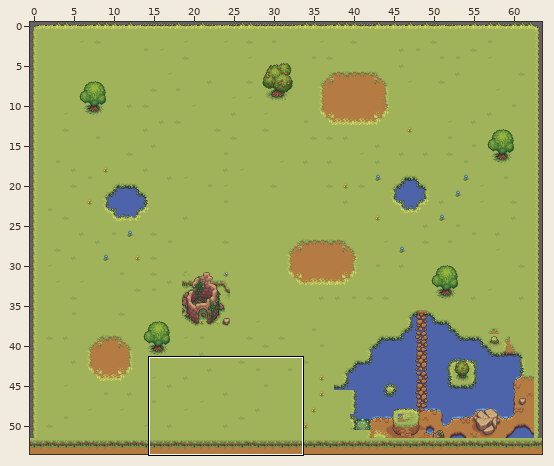
One commit to this Tiled map (JSON): src/assets/tilemaps/generated/1-2.tmj. Above, an overview of the earlier version with the close-up marked.
Close-up. As it was:
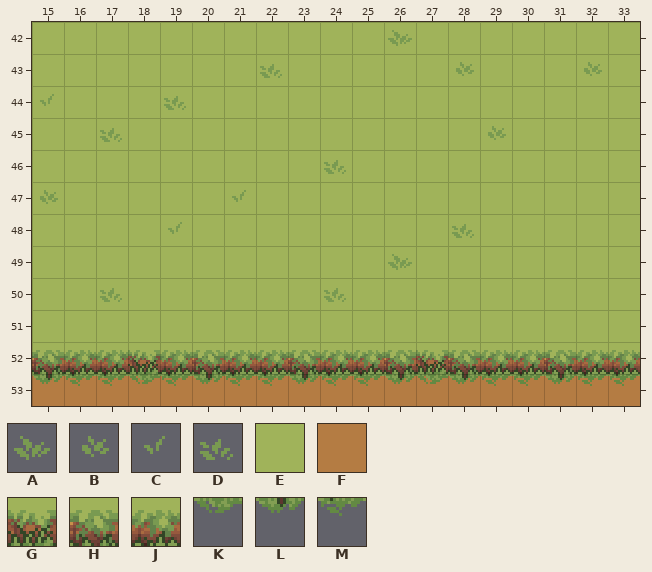
Cells are 16x16 px. Shown: x 15..33, y 42..53. The commit also changed other parts of the map, which this record leaves out.
Key: from "Details": A 156, B 157, C 160, D 161; from "ground_grasss": E 55, F 433, G 557, H 558, J 559, K 610, L 611, M 612.
_ is an empty cell, # one hidden under a higher layer.
Layers that did not change in this view are not listed.
Layer "Base" before, first column x 15:
42 EEEEEEEEEEEEEEEEEEE
43 EEEEEEEEEEEEEEEEEEE
44 EEEEEEEEEEEEEEEEEEE
45 EEEEEEEEEEEEEEEEEEE
46 EEEEEEEEEEEEEEEEEEE
47 EEEEEEEEEEEEEEEEEEE
48 EEEEEEEEEEEEEEEEEEE
49 EEEEEEEEEEEEEEEEEEE
50 EEEEEEEEEEEEEEEEEEE
51 EEEEEEEEEEEEEEEEEEE
52 ###################
53 FFFFFFFFFFFFFFFFFFF
Layer "Agua" before, first column x 15:
42 ___________A_______
43 _______D_____B___B_
44 C___D______________
45 __D___________B____
46 _________D_________
47 B_____C____________
48 ____C________D_____
49 ___________A_______
50 __D______D_________
51 ___________________
52 HJJGJHJJHJJHGHJJHJJ
53 LMMKMLMMLMMLKLMMLMM
The result:
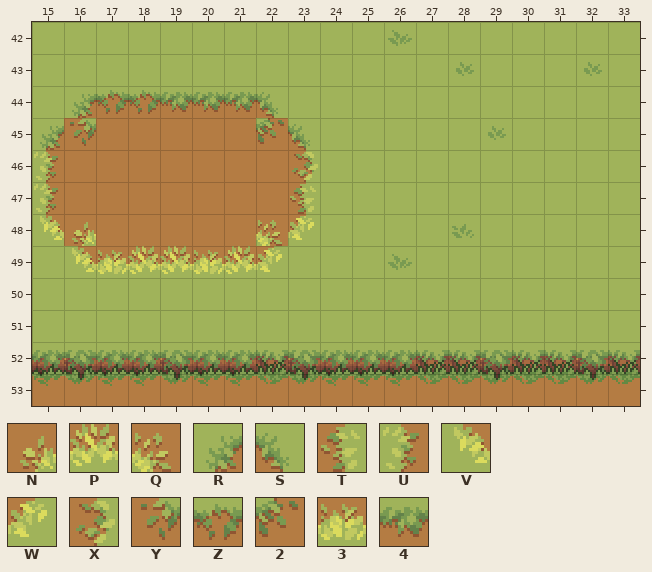
Further tiles: from "ground_grasss": N 1, P 2, Q 3, R 4, S 5, T 54, U 56, V 57, W 58, X 59, Y 107, Z 108, 2 109, 3 160, 4 214.
Diff:
{"where": "layer \"Base\""}
{"y":44,"x":16,"old":"EEEEEEE","new":"RZZ444S"}
{"y":45,"x":15,"old":"EEEEEEEEE","new":"RYFFFFF2S"}
{"y":46,"x":15,"old":"EEEEEEEEE","new":"UFFFFFFFX"}
{"y":47,"x":15,"old":"EEEEEEEEE","new":"UFFFFFFFT"}
{"y":48,"x":15,"old":"EEEEEEEEE","new":"VNFFFFFQW"}
{"y":49,"x":16,"old":"EEEEEEE","new":"V3PP3PW"}
{"where": "layer \"Agua\""}
{"y":43,"x":22,"old":"D","new":"_"}
{"y":44,"x":15,"old":"C","new":"_"}
{"y":44,"x":19,"old":"D","new":"_"}
{"y":45,"x":17,"old":"D","new":"_"}
{"y":46,"x":24,"old":"D","new":"_"}
{"y":47,"x":15,"old":"B","new":"_"}
{"y":47,"x":21,"old":"C","new":"_"}
{"y":48,"x":19,"old":"C","new":"_"}
{"y":50,"x":17,"old":"D","new":"_"}
{"y":50,"x":24,"old":"D","new":"_"}
{"y":52,"x":15,"old":"HJ","new":"JH"}
{"y":52,"x":18,"old":"GJH","new":"JHJ"}
{"y":52,"x":22,"old":"J","new":"G"}
{"y":52,"x":26,"old":"H","new":"J"}
{"y":52,"x":28,"old":"HJJHJJ","new":"GHGGHG"}
{"y":53,"x":15,"old":"LM","new":"ML"}
{"y":53,"x":18,"old":"KML","new":"MLM"}
{"y":53,"x":22,"old":"M","new":"K"}
{"y":53,"x":26,"old":"L","new":"M"}
{"y":53,"x":28,"old":"LMMLMM","new":"KLKKLK"}
